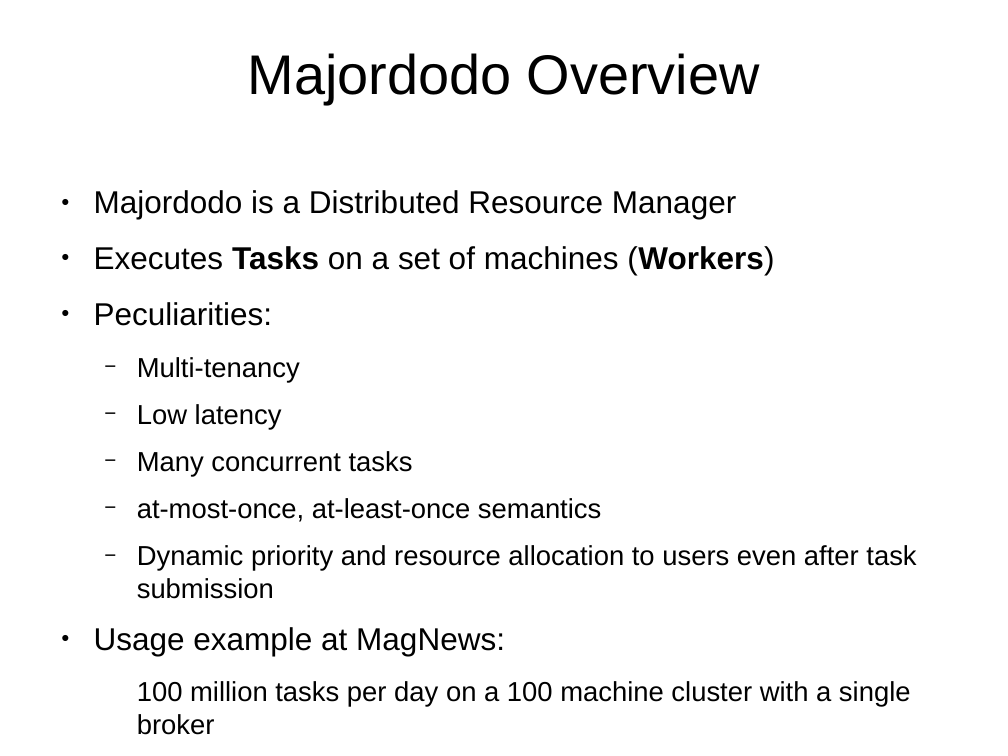
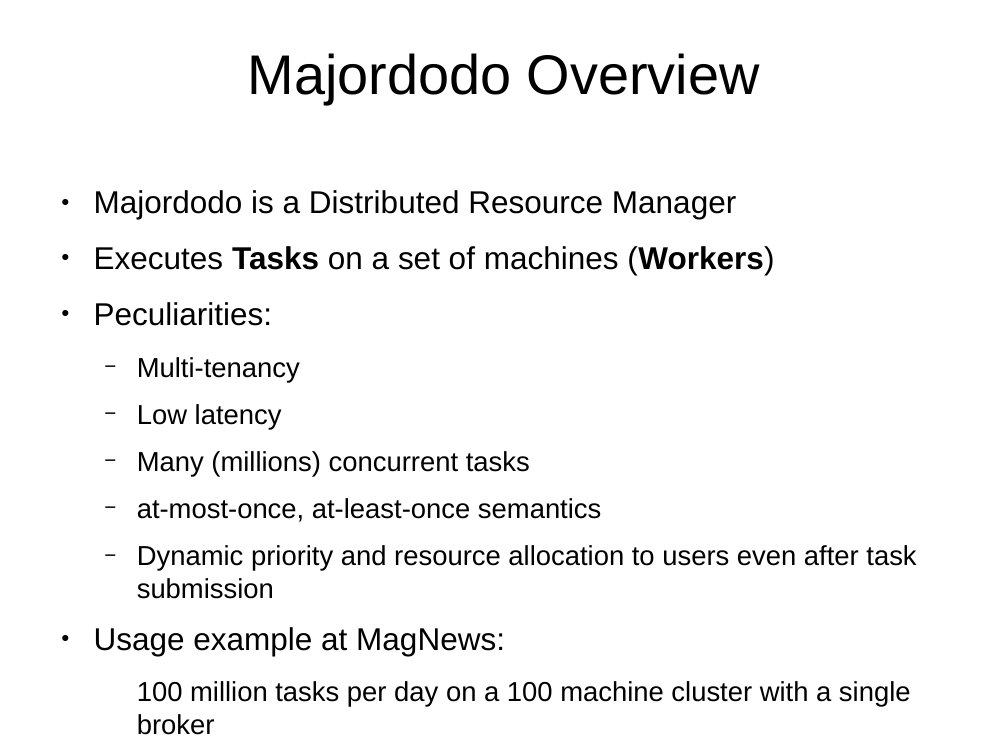
Before and after one commit to diennea/majordodo, a slide deck: slide 12 of docs/apacheconeurope2016.odp (slide 8 before the commit). Drawn at 1008x756 pixels with LibreOffice and Linux fonts; fonts in the diff are those of the drawing; background and template pictures are left out. Boxes give left, top, right and bottom in pixels: in the first picture for what was removed or moved away, otherwise in the second. Text is boxed around its words. In the diff, an @@ line names an element or a change of style, - is before the commit and + after.

```diff
--- a/docs/apacheconeurope2016.odp
+++ b/docs/apacheconeurope2016.odp
@@ text at bbox=[137, 451, 530, 477]: text changed @@
-  − Many concurrent tasks
+  − Many (millions) concurrent tasks
```
Also in this commit, not shown: 6 other slides changed, 6 slides added, 1 other file.
